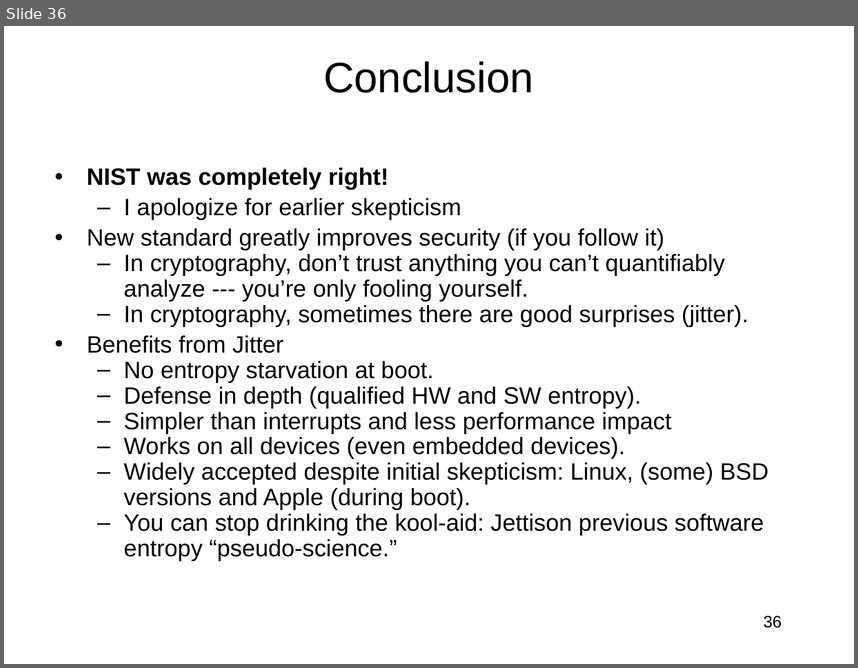
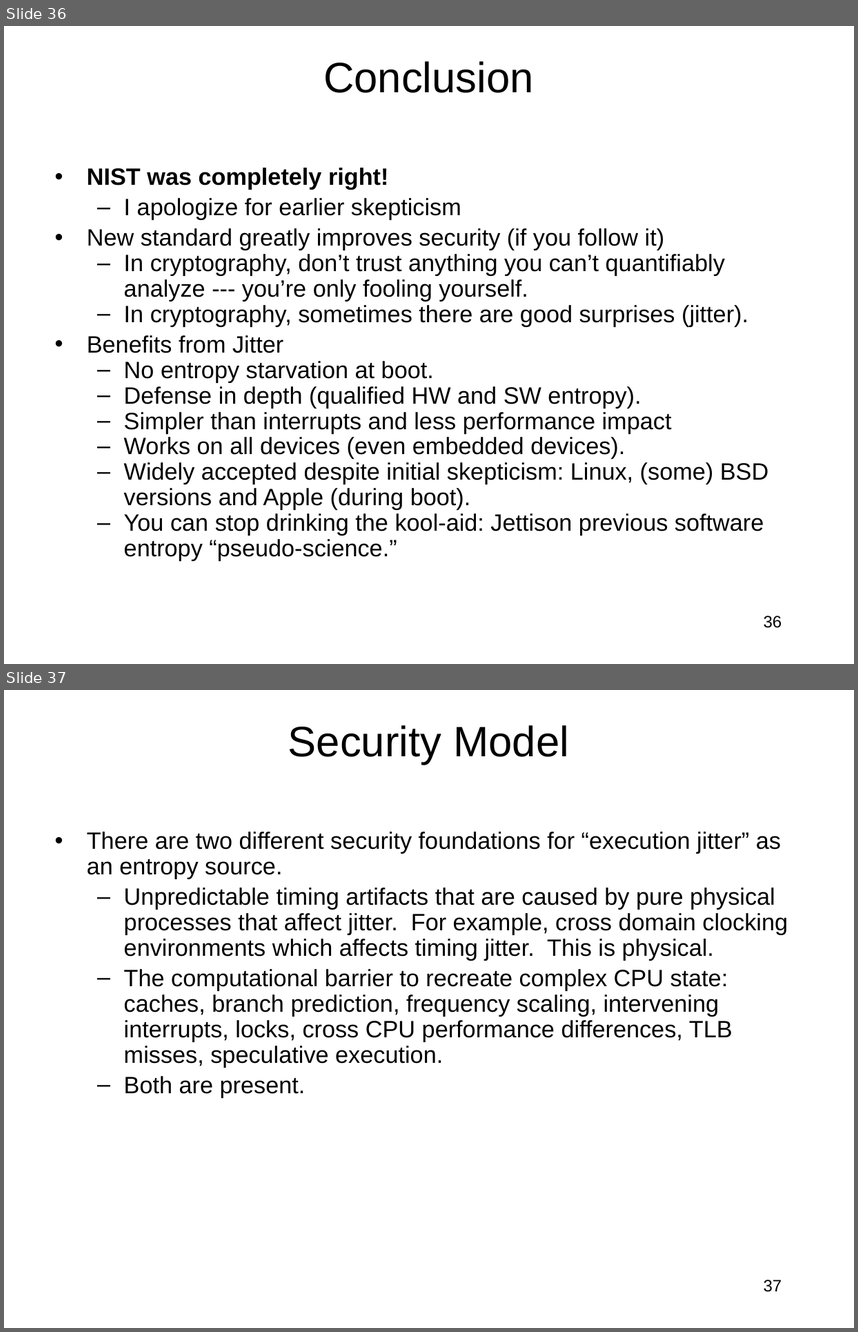
Before and after one commit to jlmucb/class_notes, a slide deck: BerkeleyClass/CS290Spring2013/Lectures/entropy_talk.pptx. Shown one above the other, each under a label of ours: slide 36 before the commit, slides 36 and 37 after it. The pictures are 858x668 and 858x1332 pixels, drawn with LibreOffice and Linux fonts; fonts in the diff are those of the drawing. Boxes give left, top, right and bottom in pixels: in the first picture for what was removed or moved away, otherwise in the second. Text is boxed around its words. In the diff, an @@ line names an element or a change of style, - is before the commit and + after.

Commit message:
Added security model background for computational entropy.

```diff
--- a/BerkeleyClass/CS290Spring2013/Lectures/entropy_talk.pptx
+++ b/BerkeleyClass/CS290Spring2013/Lectures/entropy_talk.pptx
@@ slide 37 added at bbox=[4, 690, 854, 1328], background #FFFFFF @@
@@ title added at bbox=[288, 725, 569, 765], 36 pt, text #000000 @@
+Security Model
@@ text added at bbox=[87, 831, 788, 1097], 20 pt, text #000000 @@
+• There are two different security foundations for “execution jitter” as an entropy source.
+  – Unpredictable timing artifacts that are caused by pure physical processes that affect jitter. For example, cross domain clocking environments which affects timing jitter. This is physical.
+  – The computational barrier to recreate complex CPU state: caches, branch prediction, frequency scaling, intervening interrupts, locks, cross CPU performance differences, TLB misses, speculative execution.
+  – Both are present.
@@ page number added at bbox=[764, 1279, 782, 1292], 14 pt, text #000000 @@
+37
```
Also in this commit, not shown: 2 slides changed, 2 other slides added, 1 other file.
